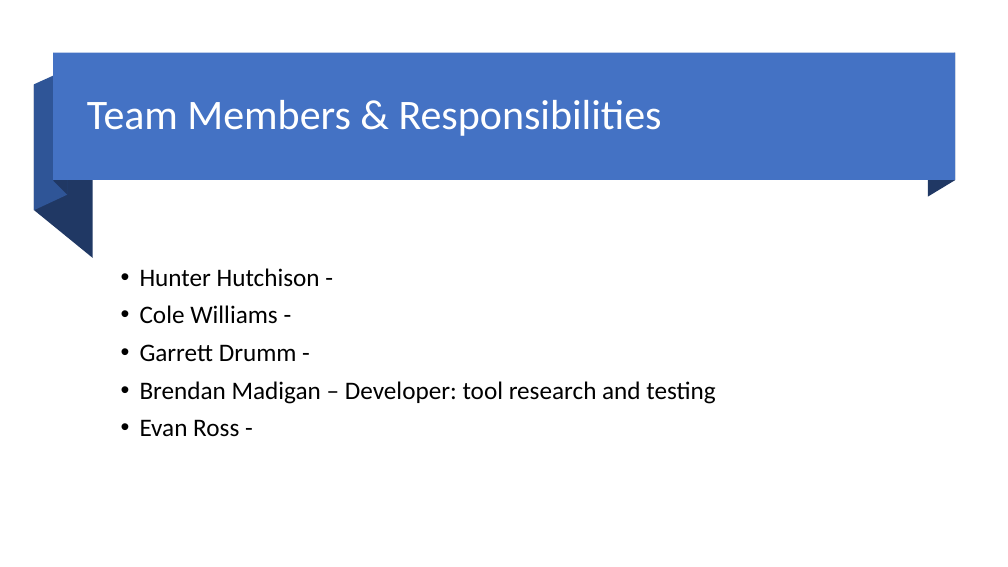
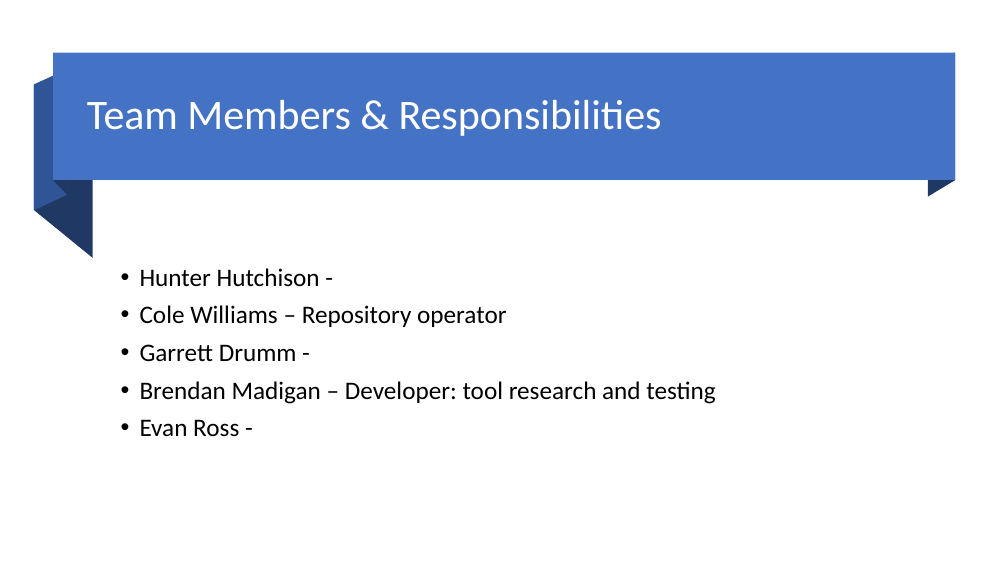
Before and after one commit to Mic-Check-2-Cruise-Control/root, a slide deck: slide 3 of Team Project Analysis-Milestone 2.pptx. Drawn at 1008x567 pixels with LibreOffice and Linux fonts; fonts in the diff are those of the drawing. Boxes give left, top, right and bottom in pixels: in the first picture for what was removed or moved away, otherwise in the second. Text is boxed around its words. In the diff, an @@ line names an element or a change of style, - is before the commit and + after.

Commit message:
Changed powerpoint

```diff
--- a/Team Project Analysis-Milestone 2.pptx
+++ b/Team Project Analysis-Milestone 2.pptx
@@ text at (140, 305, 506, 327): text changed @@
-• Cole Williams -
+• Cole Williams – Repository operator
```
